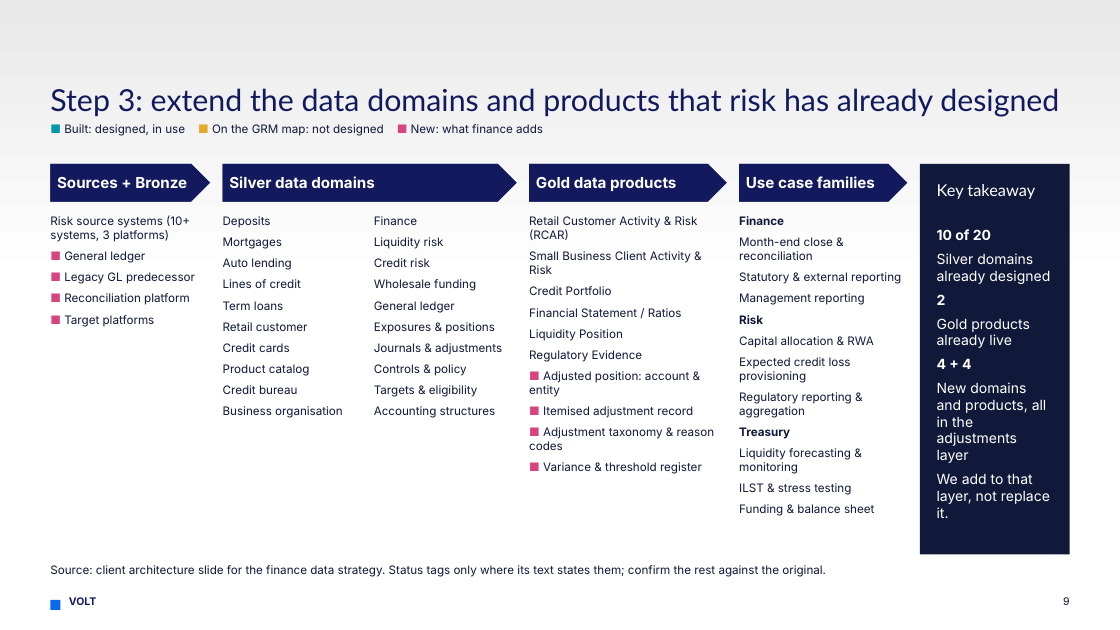
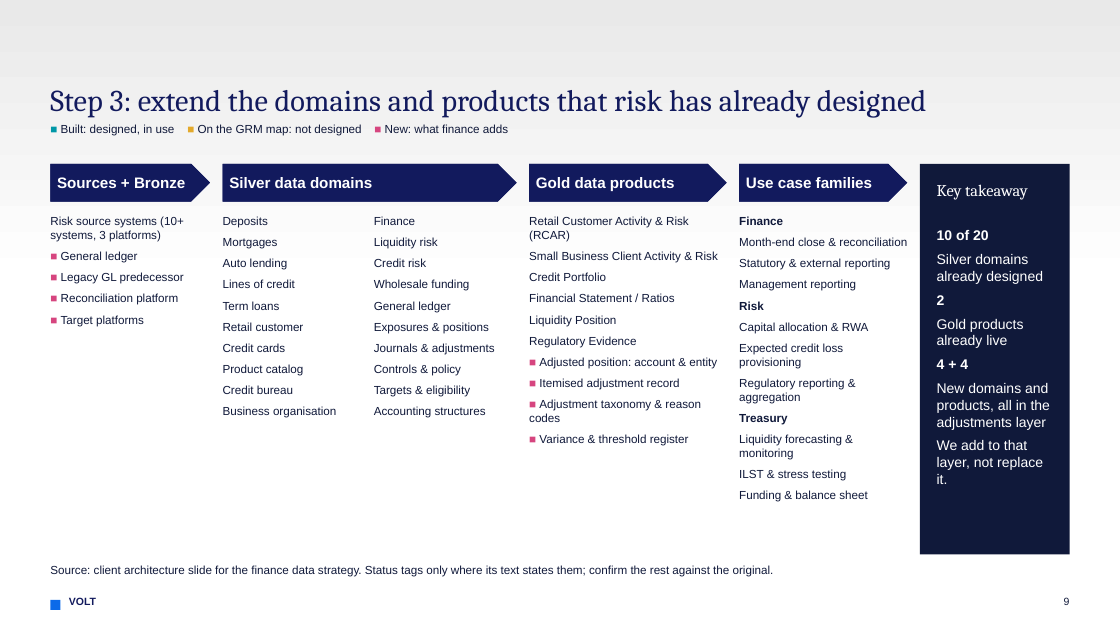
Before and after one commit to rshetty66/VOLT-Main, a slide deck: slide 9 of .claude/skills/consulting-ppt-template/examples/sample-deck.pptx. Drawn at 1120x630 pixels with LibreOffice and Linux fonts; fonts in the diff are those of the drawing. Boxes give left, top, right and bottom in pixels: in the first picture for what was removed or moved away, otherwise in the second. Text is boxed around its words. In the diff, an @@ line names an element or a change of style, - is before the commit and + after.

```diff
--- a/.claude/skills/consulting-ppt-template/examples/sample-deck.pptx
+++ b/.claude/skills/consulting-ppt-template/examples/sample-deck.pptx
@@ title at [50, 90, 926, 118]: text changed; font Lato to Cambria @@
-Step 3: extend the data domains and products that risk has already designed
+Step 3: extend the domains and products that risk has already designed
@@ text "Key takeaway" at [937, 184, 1028, 200]: font Lato to Cambria @@
@@ font Inter to Arial in 13 elements at [61, 124, 508, 136], [50, 164, 210, 202], [223, 164, 517, 202], [529, 164, 727, 202], [739, 164, 907, 202], [50, 216, 184, 326], [223, 216, 336, 418], [374, 216, 495, 418], [529, 216, 718, 446], [739, 216, 907, 502], [937, 230, 1050, 484], [50, 565, 774, 577], [69, 597, 96, 605] @@
```
Also in this commit, not shown: 11 other slides changed, 9 other files.
